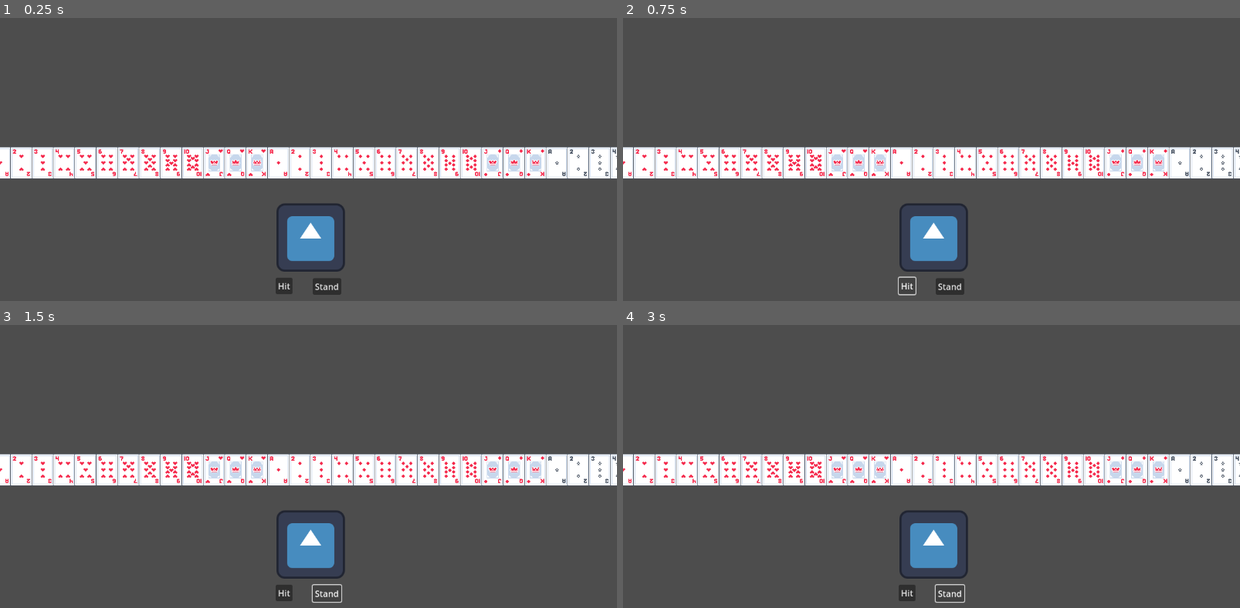
Above: before the commit, frames 1-4 (two rows, left to right).
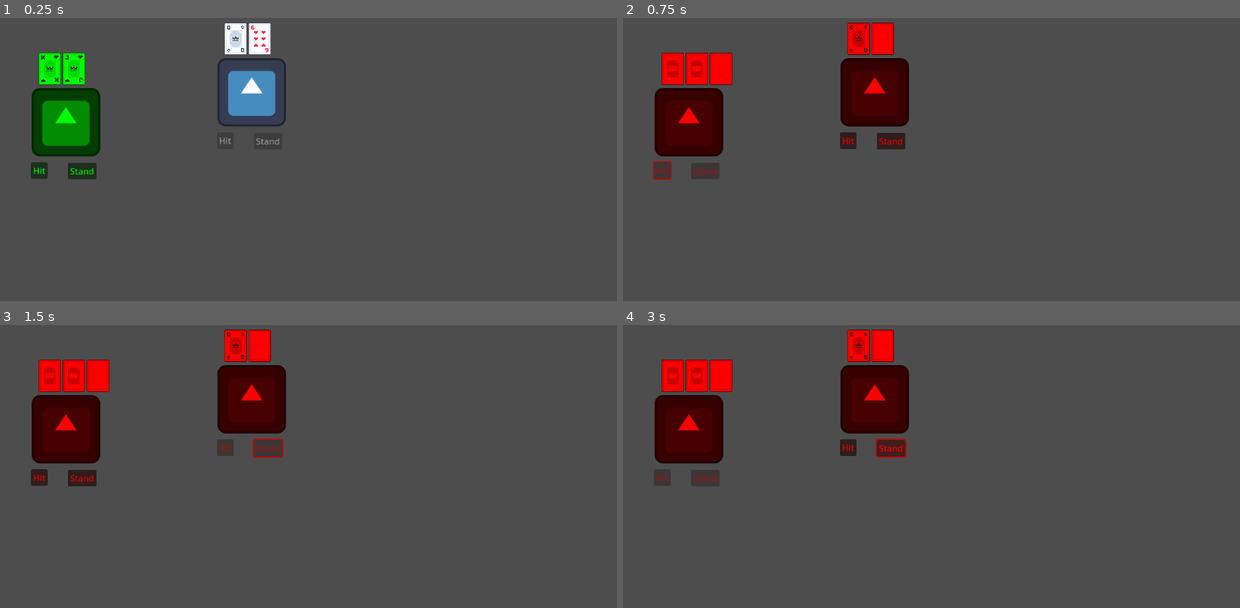
Above: after the commit, the same moments.

Repository: InsurgenceGaming/Blackjack
Game: Godot game, scene res://BlackJack.tscn
The game is run twice, just before and just after one commit, with the same random seed, the same clock (stepped at 60 frames per second) and the same inputs. The engine's default icon, where the game draws it, is replaced by a stand-in: a white triangle on a blue panel in a dark square.
Inputs:
- Up to frame 1 (0.25 s): no input
- Up to frame 2 (0.75 s): click "Hit" at 0.5 s
- Up to frame 3 (1.5 s): click "Stand" at 1.25 s
- Up to frame 4 (3 s): hold Right (ui_right) 2.03-2.78 s

The runs differ from the first frame. In frame 1, 19% of the frame differs, in the area x 0-100%, y 1-98%; in frame 2, 21%, in the area x 0-100%, y 1-99%; in frame 3, 20%; in frame 4, 20%.

Commit message:
Calculation Bug

Diff:
--- a/BlackJack.gd
+++ b/BlackJack.gd
@@ -1,5 +1,4 @@
-extends Sprite2D
-
+extends Node2D
 @export var Deck = []
 @export var Empty_card : PackedScene
 var cardTexture = [
@@ -25,12 +24,18 @@
 	"res://Sprites/card_spades_K.png"
 ]
 var Card_name = []
+var active_player
 var suits = ["Hearts", "Diamonds", "Clubs", "Spades"]
 var ranks = ["Ace", "Two", "Three", "Four", "Five", "Six", "Seven", "Eight", "Nine", "Ten", "Jack", "Queen", "King"]
-var texture_ref = preload("res://icon.svg")
 # Called when the node enters the scene tree for the first time.
 var Random_cards = null
 func _ready():
+	var player_nodes = get_tree().get_nodes_in_group("Player")
+	for player_node in player_nodes:
+		TurnManager.Players.append(player_node)
+
+	print(TurnManager.Players)
+
 	for suit in suits:
 		for rank in ranks:
 			var cardname = rank + "_of_" + suit
@@ -46,28 +51,47 @@
 			new_resource.Card_value =10
 		else:
 			new_resource.Card_value = card %  13 + 1
+		Deck.append(new_resource)
+	Random_cards = Deck.duplicate()
+	#print(Random_cards)
+	game_start(TurnManager.Players.size())
+	initialized()
+var CardPos
+func game_start(Players:int):
+	for ply in TurnManager.Players:
+		CardPos = position + Vector2(-30,-100)
+		for test in range(2):
+			card_spawn(ply)
 
 
 
-		Deck.append(new_resource)
-	Random_cards = Deck.duplicate()
-	print(Random_cards)
-	game_start(52)
 
-func game_start(players:int):
-	var CardPos = get_parent().position + Vector2(-580,-140)
-	for ply in players:
-		var random_suit = Random_cards[0]
+func card_spawn(card_owner):
+	var random_suit = Random_cards.pick_random()
+	var Instance_card = Empty_card.instantiate()
+	Instance_card.card_data = random_suit
+	Instance_card.position = CardPos
+	Instance_card.card_data = random_suit
+	card_owner.add_child(Instance_card)
+	card_owner.card_total += Instance_card.my_value
+	print(CardPos)
+	CardPos = CardPos + Vector2(45,0)
+	Random_cards.erase(random_suit)
+	pass
 
-		var Instance_card = Empty_card.instantiate()
-		Instance_card.card_data = random_suit
-		get_node(".").add_child(Instance_card)
-		Instance_card.position = CardPos
-		Instance_card.card_data = random_suit
-		CardPos = CardPos + Vector2(40,0)
-		Random_cards.remove_at(0)
+func initialized():
+	active_player = TurnManager.Players[0]
+	active_player.modulate = Color(0,1,0)
+	active_player.my_turn = true
+	print(active_player)
+func Next_player():
+	var  new_index : int =( active_player.get_index()+1) % get_child_count()
+	active_player.my_turn = false
+	active_player = get_child(new_index)
+	active_player.my_turn = true
+	active_player.modulate = Color(1,0,0)
+	print(new_index)
 
-
-
-func card_spawn():
-	pass
+func _process(delta):
+	if Input.is_action_just_pressed("ui_right"):
+		Next_player()
--- a/BlackJack.tscn
+++ b/BlackJack.tscn
@@ -1,35 +1,15 @@
 [gd_scene load_steps=4 format=3 uid="uid://dxvfdqr74mmpf"]
 
-[ext_resource type="Texture2D" uid="uid://cb4s5yt3sxb8g" path="res://icon.svg" id="1_i0032"]
 [ext_resource type="Script" path="res://BlackJack.gd" id="2_gcnat"]
+[ext_resource type="PackedScene" uid="uid://d44ed54c4mnf" path="res://Player.tscn" id="3_lvnj0"]
 [ext_resource type="PackedScene" uid="uid://difb3gleq78ee" path="res://empty_card.tscn" id="6_svhe8"]
 
-[node name="Control" type="Control"]
-layout_mode = 3
-anchors_preset = 15
-anchor_right = 1.0
-anchor_bottom = 1.0
-grow_horizontal = 2
-grow_vertical = 2
-
-[node name="Sprite2D" type="Sprite2D" parent="."]
-position = Vector2(580, 525)
-texture = ExtResource("1_i0032")
+[node name="Control" type="Node2D"]
 script = ExtResource("2_gcnat")
 Empty_card = ExtResource("6_svhe8")
 
-[node name="Button" type="Button" parent="Sprite2D"]
-offset_left = -65.0
-offset_top = 75.0
-offset_right = -57.0
-offset_bottom = 83.0
-text = "Hit
-"
+[node name="Sprite2D" parent="." instance=ExtResource("3_lvnj0")]
+position = Vector2(123, 309)
 
-[node name="Button2" type="Button" parent="Sprite2D"]
-offset_left = 4.0
-offset_top = 76.0
-offset_right = 57.0
-offset_bottom = 107.0
-text = "Stand
-"
+[node name="Sprite2D2" parent="." instance=ExtResource("3_lvnj0")]
+position = Vector2(470, 253)
--- /dev/null
+++ b/Player.gd
@@ -0,0 +1,27 @@
+extends Sprite2D
+
+
+var card_total :int
+var my_turn = false
+@onready var hit_button =$Button
+@onready var stand_button = $Button2
+func _process(delta):
+	if card_total > 21:
+		get_node("/root/Control").Next_player()
+	if my_turn:
+		hit_button.disabled = false
+		stand_button.disabled = false
+	else:
+		hit_button.disabled = true
+		stand_button.disabled = true
+
+func _on_button_pressed():
+	get_node("/root/Control").card_spawn(self)
+	print("I want a new card")
+
+
+
+
+func _on_button_2_pressed():
+	get_node("/root/Control").Next_player()
+	print("I dont want a new card")
--- /dev/null
+++ b/Player.tscn
@@ -0,0 +1,30 @@
+[gd_scene load_steps=3 format=3 uid="uid://d44ed54c4mnf"]
+
+[ext_resource type="Texture2D" uid="uid://cb4s5yt3sxb8g" path="res://icon.svg" id="1_me5s6"]
+[ext_resource type="Script" path="res://Player.gd" id="2_3ickt"]
+
+[node name="Sprite2D" type="Sprite2D" groups=["Player"]]
+position = Vector2(580, 525)
+texture = ExtResource("1_me5s6")
+script = ExtResource("2_3ickt")
+
+[node name="Button" type="Button" parent="."]
+offset_left = -65.0
+offset_top = 75.0
+offset_right = -57.0
+offset_bottom = 83.0
+disabled = true
+text = "Hit
+"
+
+[node name="Button2" type="Button" parent="."]
+offset_left = 4.0
+offset_top = 76.0
+offset_right = 57.0
+offset_bottom = 107.0
+disabled = true
+text = "Stand
+"
+
+[connection signal="pressed" from="Button" to="." method="_on_button_pressed"]
+[connection signal="pressed" from="Button2" to="." method="_on_button_2_pressed"]
--- /dev/null
+++ b/TurnManager.gd
@@ -0,0 +1,10 @@
+extends Node2D
+
+var Players = []
+# Called when the node enters the scene tree for the first time.
+
+func _ready():
+	print(get_tree().get_nodes_in_group("Player"))
+
+
+# Called every frame. 'delta' is the elapsed time since the previous frame.r
--- a/empty_card.tscn
+++ b/empty_card.tscn
@@ -2,6 +2,6 @@
 
 [ext_resource type="Script" path="res://card.gd" id="1_8gaff"]
 
-[node name="Empty_card" type="Sprite2D"]
+[node name="Empty_card" type="Sprite2D" groups=["Card"]]
 position = Vector2(65, 78)
 script = ExtResource("1_8gaff")
--- a/project.godot
+++ b/project.godot
@@ -14,3 +14,7 @@
 run/main_scene="res://BlackJack.tscn"
 config/features=PackedStringArray("4.2", "Forward Plus")
 config/icon="res://icon.svg"
+
+[autoload]
+
+TurnManager="*res://TurnManager.gd"
